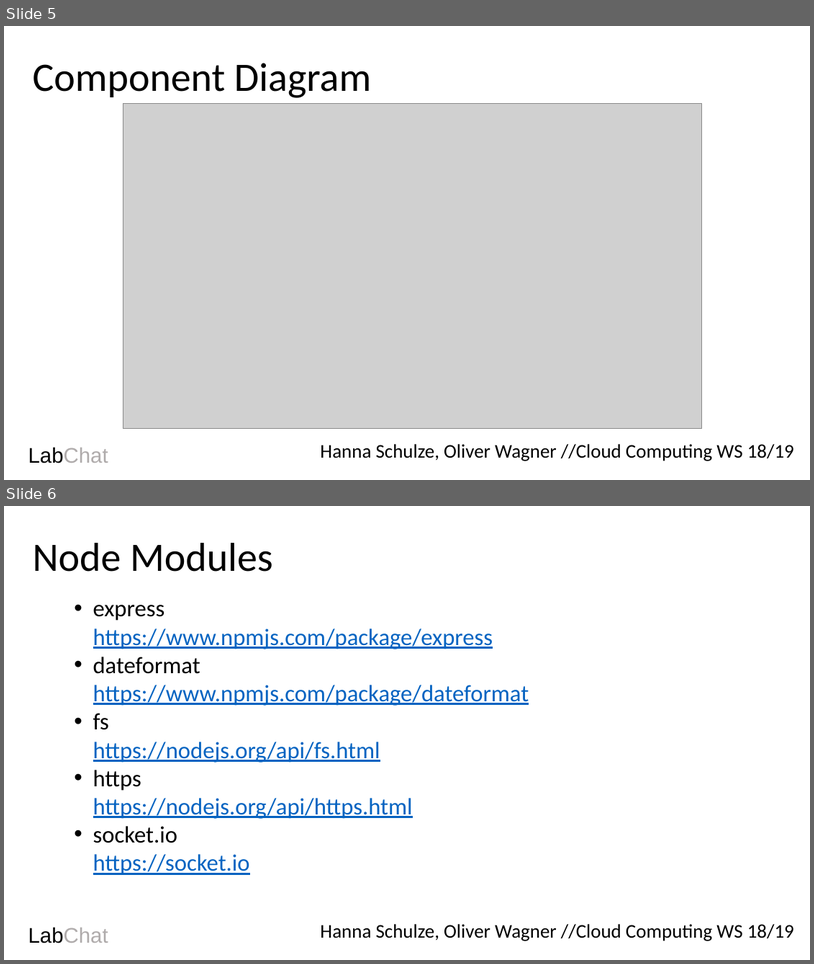
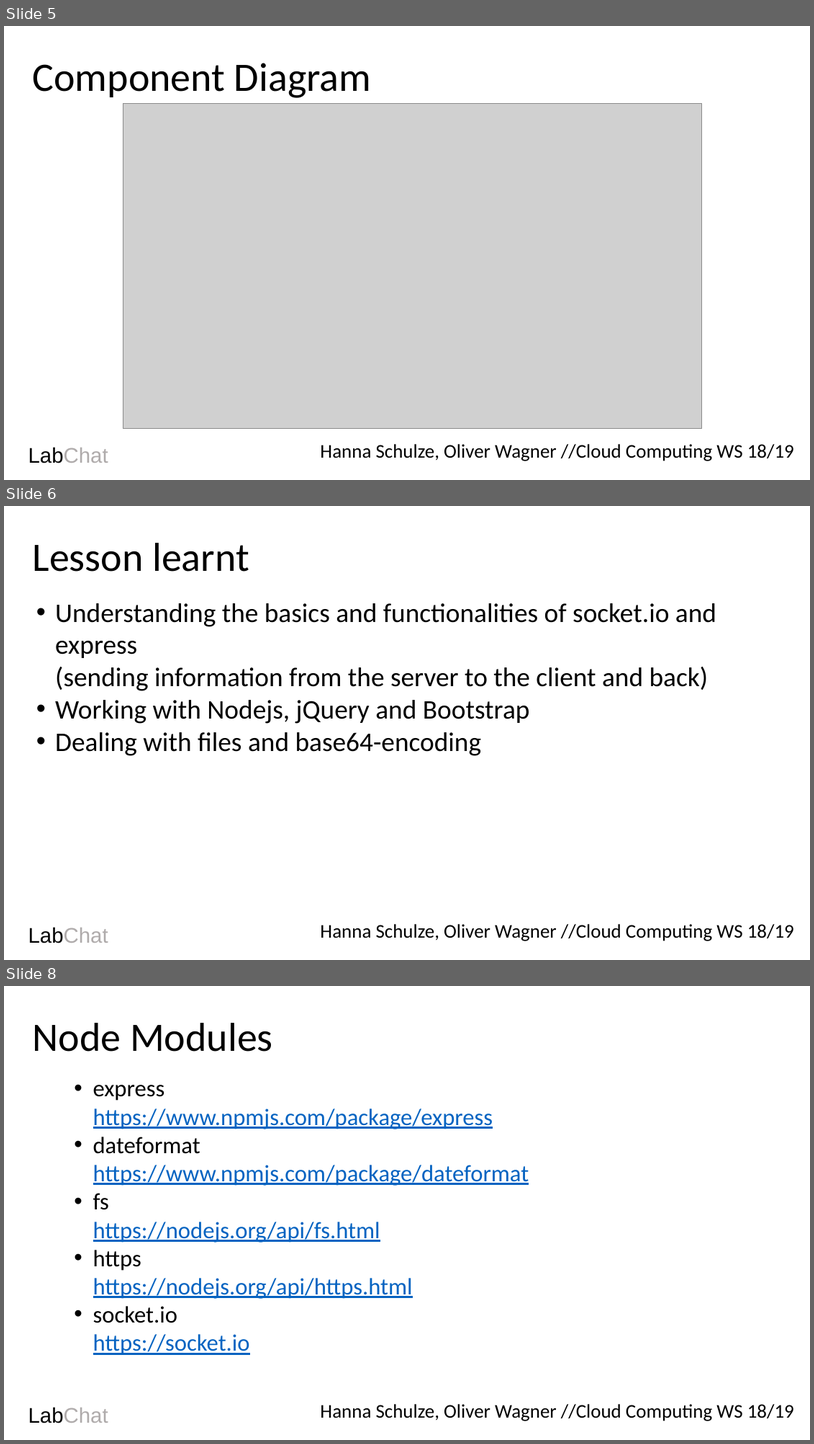
Before and after one commit to oliverwagner1989/CloudComputing_WS1718, a slide deck: Presentation LabChat.pptx. Shown one above the other, each under a label of ours: slides 5 and 6 before the commit, slides 5, 6 and 8 after it; the slides between them are not shown. The pictures are 814x964 and 814x1444 pixels, drawn with LibreOffice and Linux fonts; fonts in the diff are those of the drawing; grey boxes stand for pictures. Boxes give left, top, right and bottom in pixels: in the first picture for what was removed or moved away, otherwise in the second. Text is boxed around its words. In the diff, an @@ line names an element or a change of style, - is before the commit and + after.

```diff
--- a/Presentation LabChat.pptx
+++ b/Presentation LabChat.pptx
@@ slide 6 added at (4,506,810,960), background #FFFFFF @@
@@ text added at (33,543,250,572), 48 pt, text #000000 @@
+Lesson learnt
@@ text added at (55,603,717,756), 32 pt, text #000000 @@
+• Understanding the basics and functionalities of socket.io and express
+  (sending information from the server to the client and back)
+• Working with Nodejs, jQuery and Bootstrap
+• Dealing with files and base64-encoding
@@ title added at (28,926,108,943), 25.2 pt, text #AFABAB @@
+LabChat
@@ subtitle added at (320,924,795,941), 23.1 pt, text #000000 @@
+Hanna Schulze, Oliver Wagner //Cloud Computing WS 18/19
@@ what was slide 6 is now slide 8 @@
```
Also in this commit, not shown: 1 slide changed, 1 other slide added, 5 other files.
